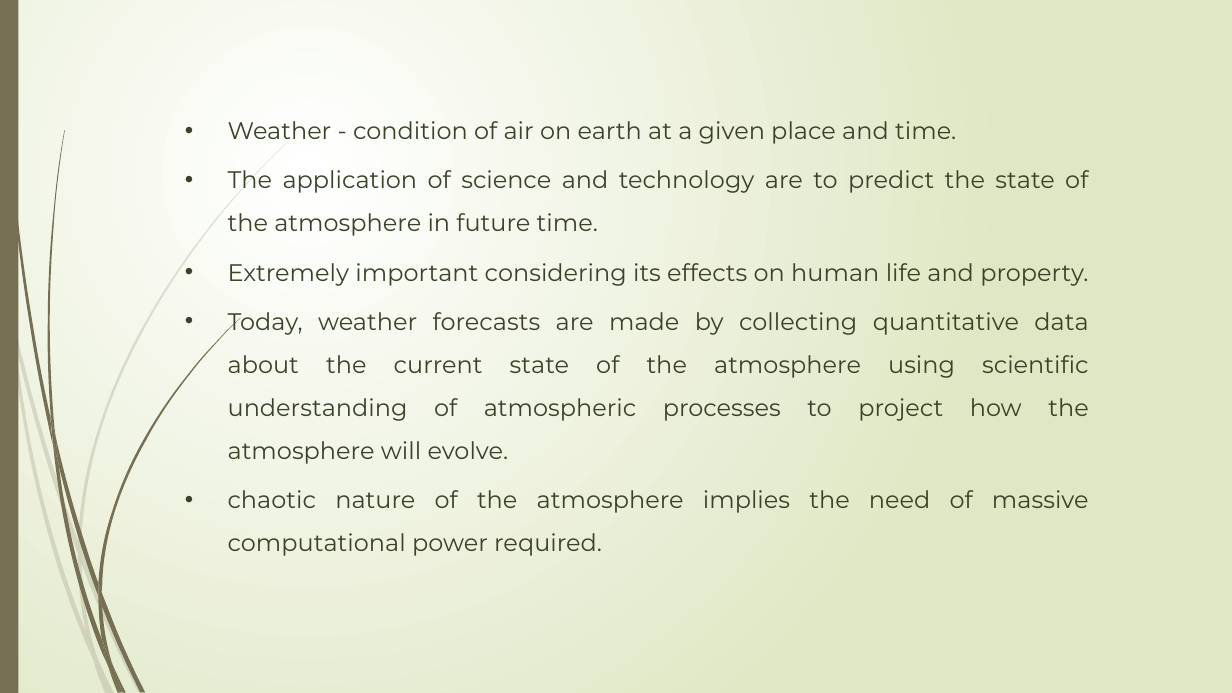
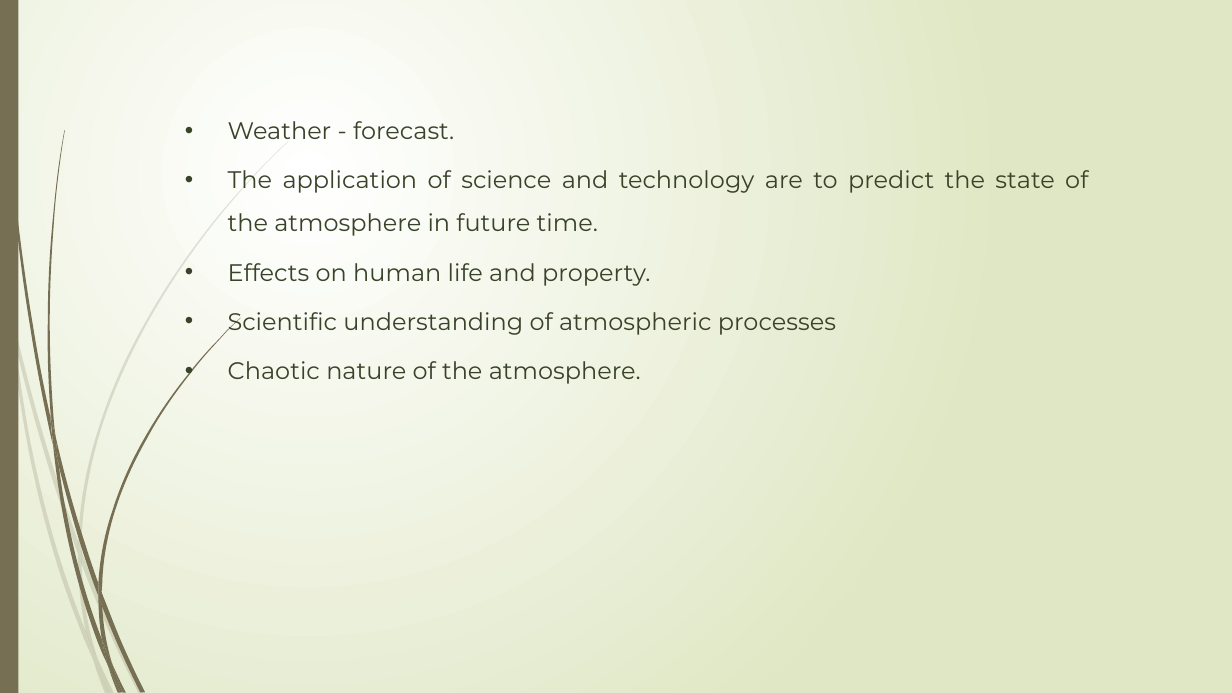
Before and after one commit to NavaneethVijay/vtuproject, a slide deck: slide 3 of Phase-II-Seminar.pptx. Drawn at 1232x693 pixels with LibreOffice and Linux fonts; fonts in the diff are those of the drawing. Boxes give left, top, right and bottom in pixels: in the first picture for what was removed or moved away, otherwise in the second. Text is boxed around its words. In the diff, an @@ line names an element or a change of style, - is before the commit and + after.

```diff
--- a/Phase-II-Seminar.pptx
+++ b/Phase-II-Seminar.pptx
@@ text at <box>228,121,454,139</box>: text changed @@
-• Weather - condition of air on earth at a given place and time.
+• Weather - forecast.
@@ text at <box>228,263,836,384</box>: text changed @@
-• Extremely important considering its effects on human life and property.
-• Today, weather forecasts are made by collecting quantitative data about the current state of the atmosphere using scientific understanding of atmospheric processes to project how the atmosphere will evolve.
-• chaotic nature of the atmosphere implies the need of massive computational power required.
+• Effects on human life and property.
+• Scientific understanding of atmospheric processes
+• Chaotic nature of the atmosphere.
```
Also in this commit, not shown: 2 other slides changed.
